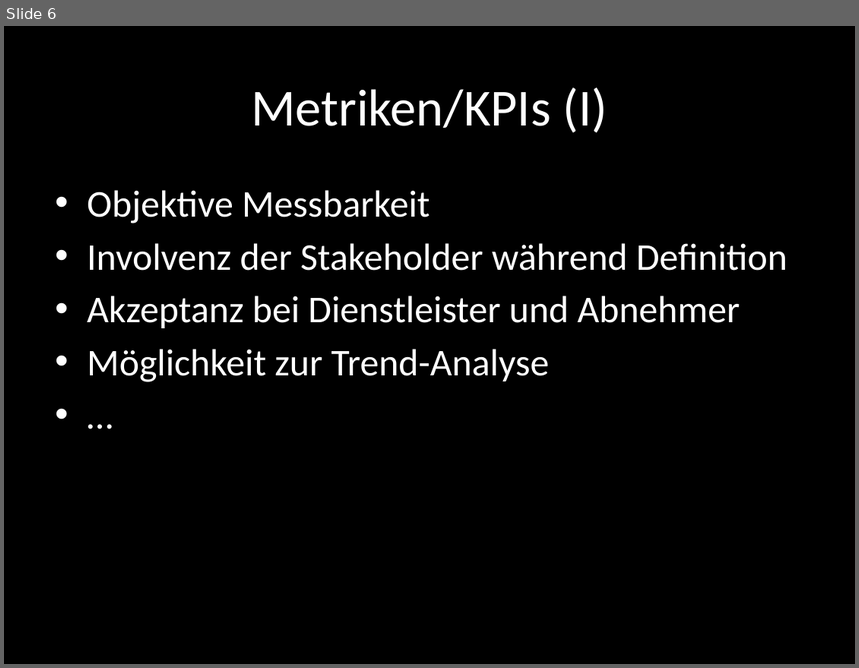
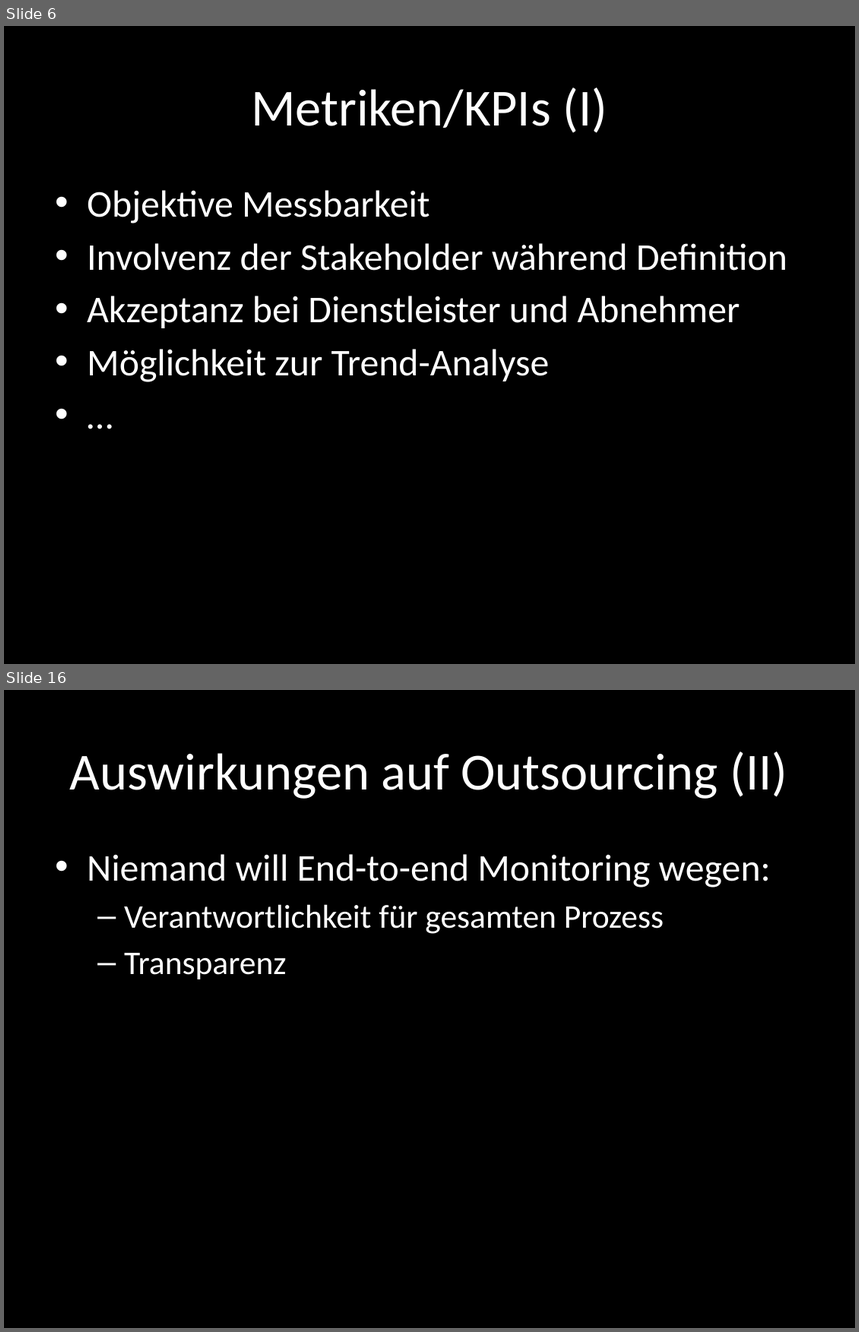
Before and after one commit to foyan/E2E, a slide deck: End-to-end Monitoring.pptx. Shown one above the other, each under a label of ours: slide 6 before the commit, slides 6 and 16 after it; the slides between them are not shown. The pictures are 859x668 and 859x1332 pixels, drawn with LibreOffice and Linux fonts; fonts in the diff are those of the drawing. Boxes give left, top, right and bottom in pixels: in the first picture for what was removed or moved away, otherwise in the second. Text is boxed around its words. In the diff, an @@ line names an element or a change of style, - is before the commit and + after.

```diff
--- a/End-to-end Monitoring.pptx
+++ b/End-to-end Monitoring.pptx
@@ slide 16 added at bbox=[4, 690, 855, 1328], background #000000 @@
@@ title added at bbox=[70, 752, 788, 799], 44 pt, text #FFFFFF @@
+Auswirkungen auf Outsourcing (II)
@@ text added at bbox=[87, 854, 771, 980], 28 pt, text #FFFFFF @@
+• Niemand will End-to-end Monitoring wegen:
+  – Verantwortlichkeit für gesamten Prozess
+  – Transparenz
```
Also in this commit, not shown: 1 slide changed, 12 other slides added, 1 slide removed, 2 other files.
